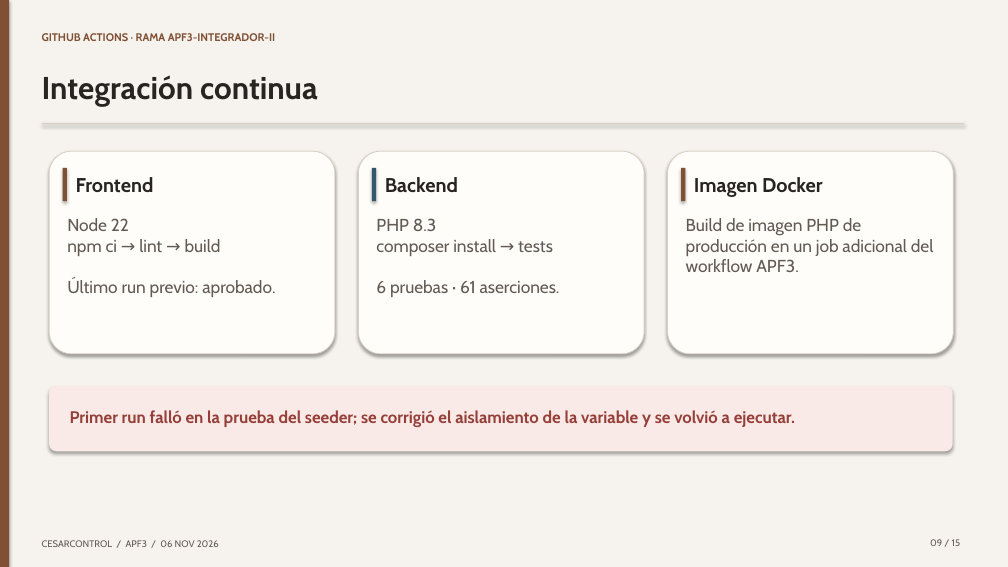
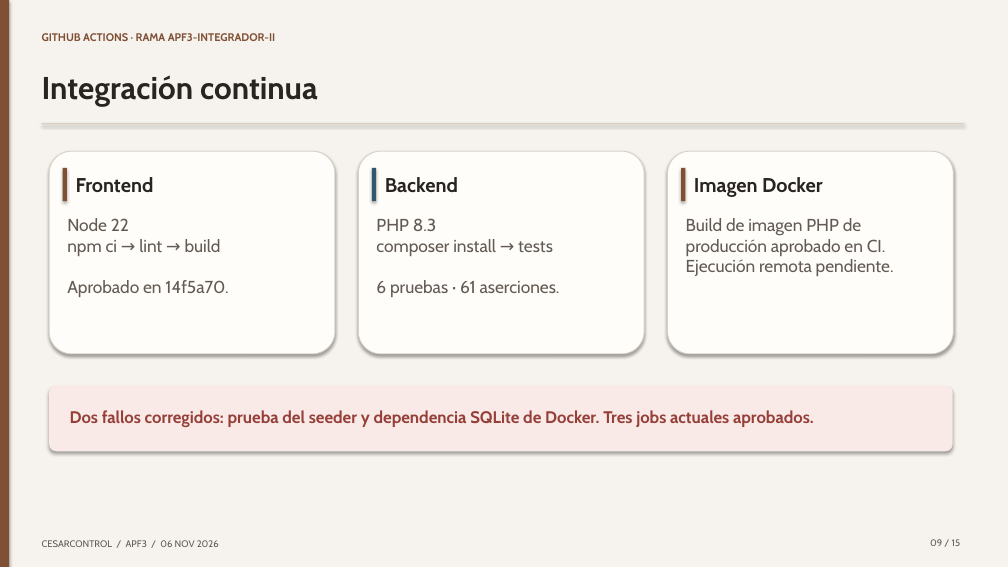
Before and after one commit to ErickVillarre/CesarCort-Control-Ventas, a slide deck: slide 9 of docs/APF3/Presentacion-APF3-CesarControl.pptx. Drawn at 1008x567 pixels with LibreOffice and Linux fonts; fonts in the diff are those of the drawing. Boxes give left, top, right and bottom in pixels: in the first picture for what was removed or moved away, otherwise in the second. Text is boxed around its words. In the diff, an @@ line names an element or a change of style, - is before the commit and + after.

Commit message:
APF3: registrar build Docker aprobado y actualizar entrega

```diff
--- a/docs/APF3/Presentacion-APF3-CesarControl.pptx
+++ b/docs/APF3/Presentacion-APF3-CesarControl.pptx
@@ text at (67,218,228,297): text changed @@
-Node 22
-npm ci → lint → build
-Último run previo: aprobado.
+Node 22
+npm ci → lint → build
+Aprobado en 14f5a70.
@@ text at (686,218,894,276): text changed @@
-Build de imagen PHP de producción en un job adicional del workflow APF3.
+Build de imagen PHP de producción aprobado en CI. Ejecución remota pendiente.
@@ text at (70,410,814,427): text changed @@
-Primer run falló en la prueba del seeder; se corrigió el aislamiento de la variable y se volvió a ejecutar.
+Dos fallos corregidos: prueba del seeder y dependencia SQLite de Docker. Tres jobs actuales aprobados.
```
Also in this commit, not shown: 11 other files.
